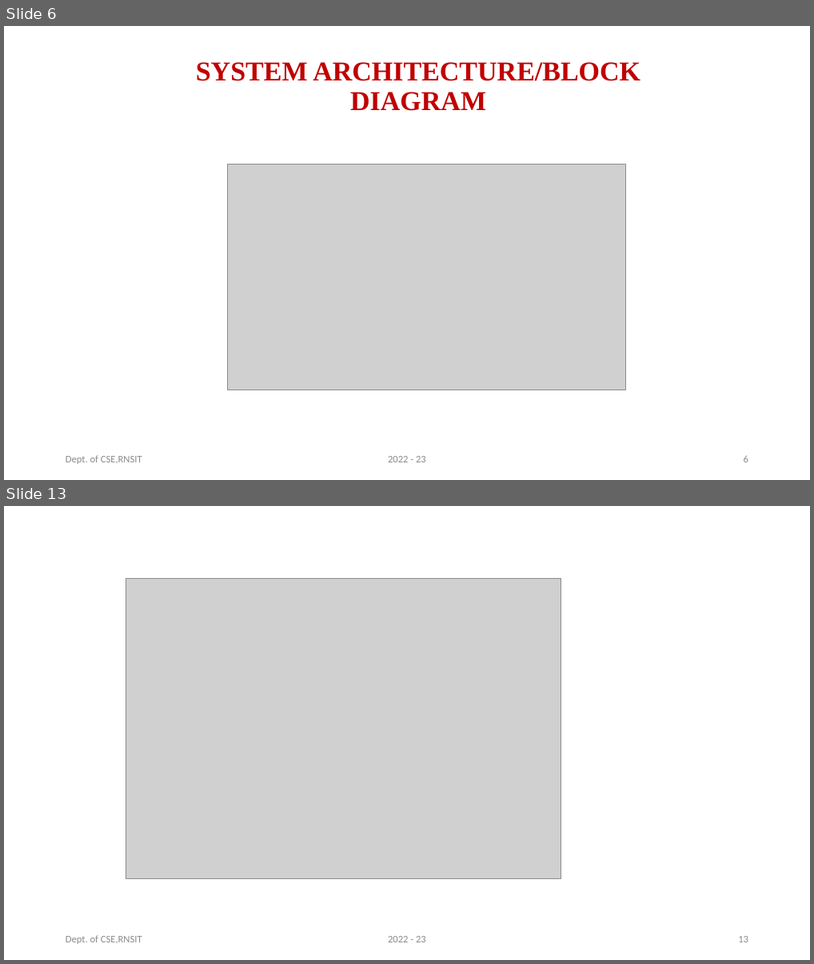
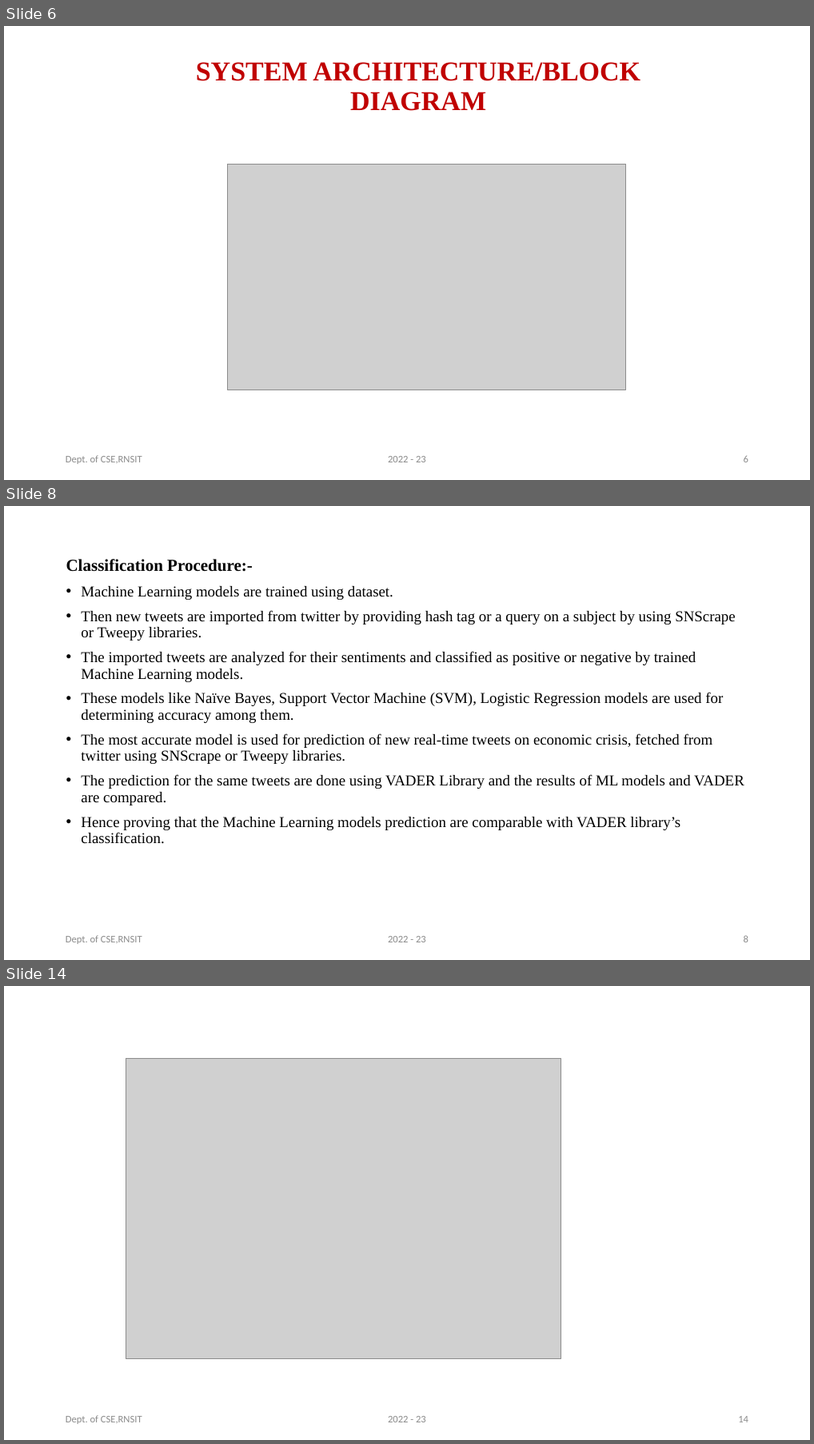
Before and after one commit to vinayhr01/Twitter-Sentiment-Analysis-Web-Application-Project, a slide deck: Final__Project_Presentation.pptx. Shown one above the other, each under a label of ours: slides 6 and 13 before the commit, slides 6, 8 and 14 after it; the slides between them are not shown. The pictures are 814x964 and 814x1444 pixels, drawn with LibreOffice and Linux fonts; fonts in the diff are those of the drawing; grey boxes stand for pictures. Boxes give left, top, right and bottom in pixels: in the first picture for what was removed or moved away, otherwise in the second. Text is boxed around its words. In the diff, an @@ line names an element or a change of style, - is before the commit and + after.

```diff
--- a/Final__Project_Presentation.pptx
+++ b/Final__Project_Presentation.pptx
@@ slide 8 added at (4, 506, 810, 960), background #FFFFFF @@
@@ text added at (66, 559, 745, 844), 18 pt, text #000000 @@
+Classification Procedure:-
+• Machine Learning models are trained using dataset.
+• Then new tweets are imported from twitter by providing hash tag or a query on a subject by using SNScrape or Tweepy libraries.
+• The imported tweets are analyzed for their sentiments and classified as positive or negative by trained Machine Learning models.
+• These models like Naïve Bayes, Support Vector Machine (SVM), Logistic Regression models are used for determining accuracy among them.
+• The most accurate model is used for prediction of new real-time tweets on economic crisis, fetched from twitter using SNScrape or Tweepy libraries.
+• The prediction for the same tweets are done using VADER Library and the results of ML models and VADER are compared.
+• Hence proving that the Machine Learning models prediction are comparable with VADER library’s classification.
@@ text added at (66, 935, 142, 944), 12 pt, text #8C8C8C @@
+Dept. of CSE,RNSIT
@@ text added at (388, 936, 426, 942), 12 pt, text #8C8C8C @@
+2022 - 23
@@ page number added at (744, 935, 749, 942), 12 pt, text #8C8C8C @@
+8
@@ what was slide 13 is now slide 14 @@
@@ page number at (738, 1416, 749, 1422): text changed @@
-13
+14
```
Also in this commit, not shown: 21 slides changed, 1 other file.
